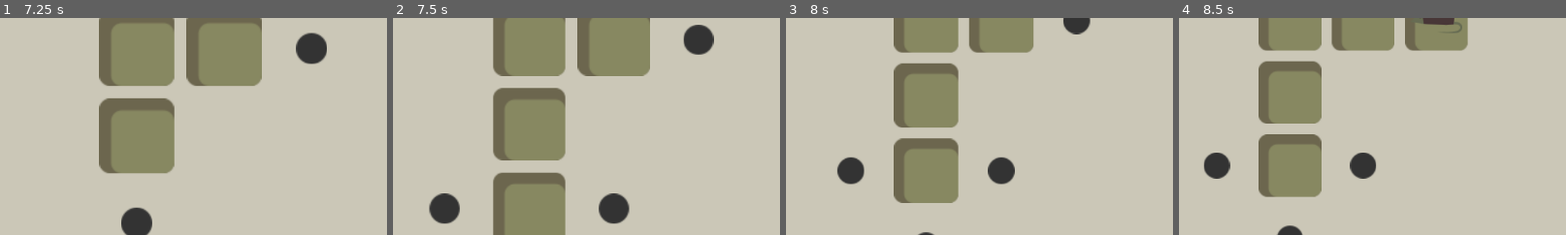
Above: before the commit, frames 1-4 (left to right).
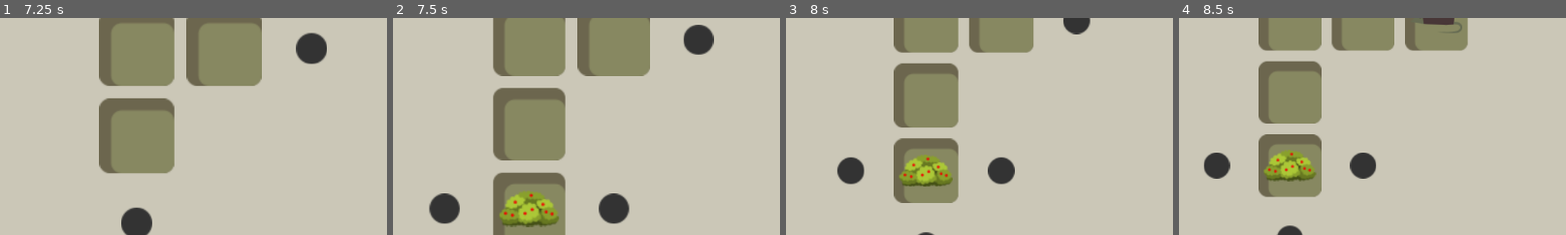
Above: after the commit, the same moments.

Repository: jiexdrop/run-reset
Game: Godot game, scene res://scenes/init.tscn
Same seed, same stepped clock (60 frames per second), same inputs: the game is played once before the commit and once after it.
Inputs (mouse positions are % of the whole screen's width and height, from its top left):
- Up to frame 1 (7.25 s): click "New Game" at 0.5 s; click (92, 48) at 1.25 s; click "✕" at 2 s; click (92, 48) at 2.75 s; click "✕" at 3.5 s; click (92, 48) at 4.25 s; click "✕" at 5 s; tap Enter at 5.75 s; drag from (36, 75) to (50, 50) at 5.77 s; drag from (48, 40) to (36, 61) at 6.52 s
- Up to frame 2 (7.5 s): move the mouse to (31, 80) at 7.27 s; click (31, 80) at 7.42 s
- Up to frame 3 (8 s): no input
- Up to frame 4 (8.5 s): drag from (51, 34) to (31, 68) at 8.02 s
The pictures show only the part of the screen within x 13-63%, y 33-83%; the shares and areas given below are measured in that part.

Frame 1 is identical in both runs. In frame 2, 1.9% of the frame differs, in the area x 27-43%, y 79-97%; in frame 3, 1.5%; in frame 4, 1.4%.

Commit message:
nerfed stone sword

Diff:
--- a/autoloads/item_registry.gd
+++ b/autoloads/item_registry.gd
@@ -17,6 +17,10 @@
 	},
 	"heavy_swing": {
 		"hits": 1, "damage_mult": 1.8, "energy_mult": 2.0, "label": " (Heavy)",
+		"effect_scene": preload("res://scenes/effects/slash_effect.tscn"),
+	},
+	"heavy_swing_basic": {
+		"hits": 1, "damage_mult": 1.0, "energy_mult": 3.0, "label": " (Heavy)",
 		"effect_scene": preload("res://scenes/effects/slash_effect.tscn"),
 	},
 	"fire_spell": {
@@ -81,8 +85,8 @@
 		"desc": "A crude, heavy blade chipped from stone.",
 		"max_stack": 1,
 		"type": "weapon",
-		"damage": 3,
-		"attack_type": "heavy_swing",
+		"damage": 2,
+		"attack_type": "heavy_swing_basic",
 	},
 
 	# ── Spells ────────────────────────────────────────────────────────────────
--- a/scenes/game.gd
+++ b/scenes/game.gd
@@ -8,7 +8,7 @@
 const TILE_SIZE = 70
 const NUM_ROOMS = 12
 const MOB_SPAWN_CHANCE  = 0.6
-const BUSH_SPAWN_CHANCE = 0.10
+const BUSH_SPAWN_CHANCE = 1.0
 const ZONE_CYCLE_LENGTH = 3
 
 const CAMERA_PADDING  = 1.5
